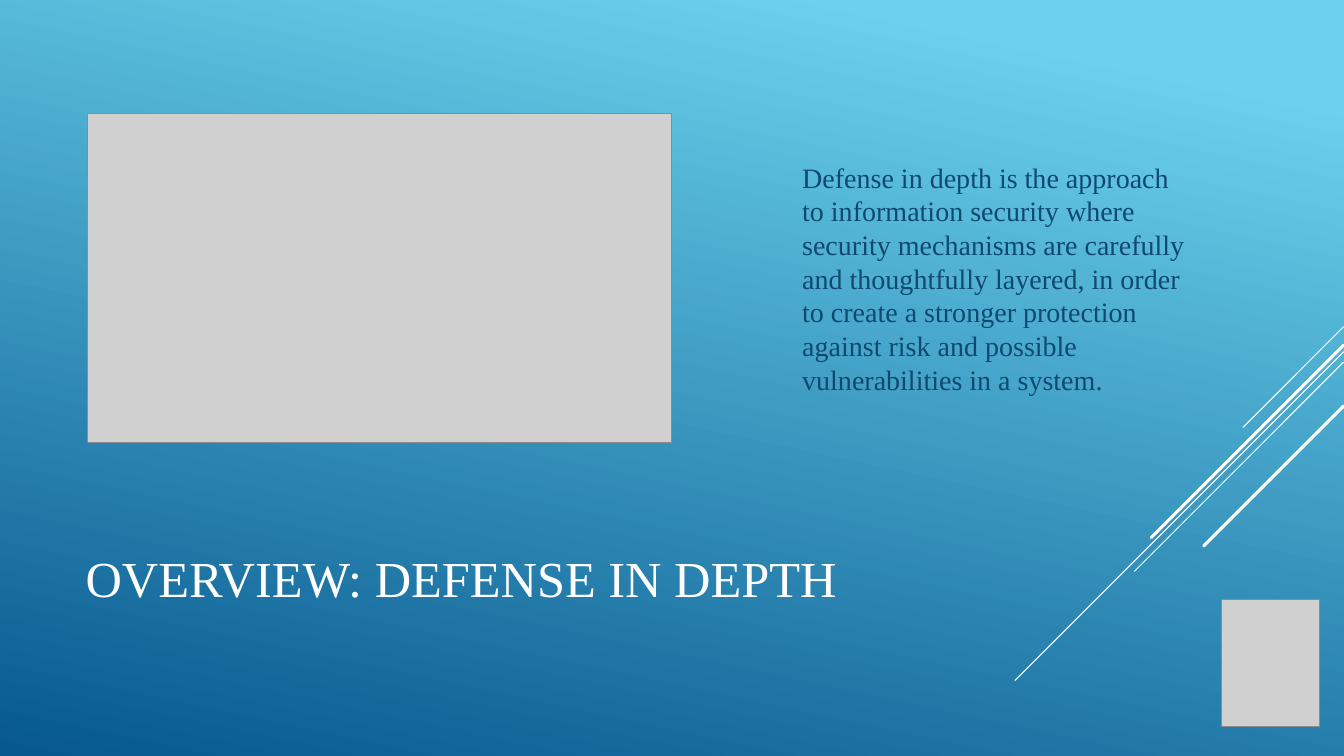
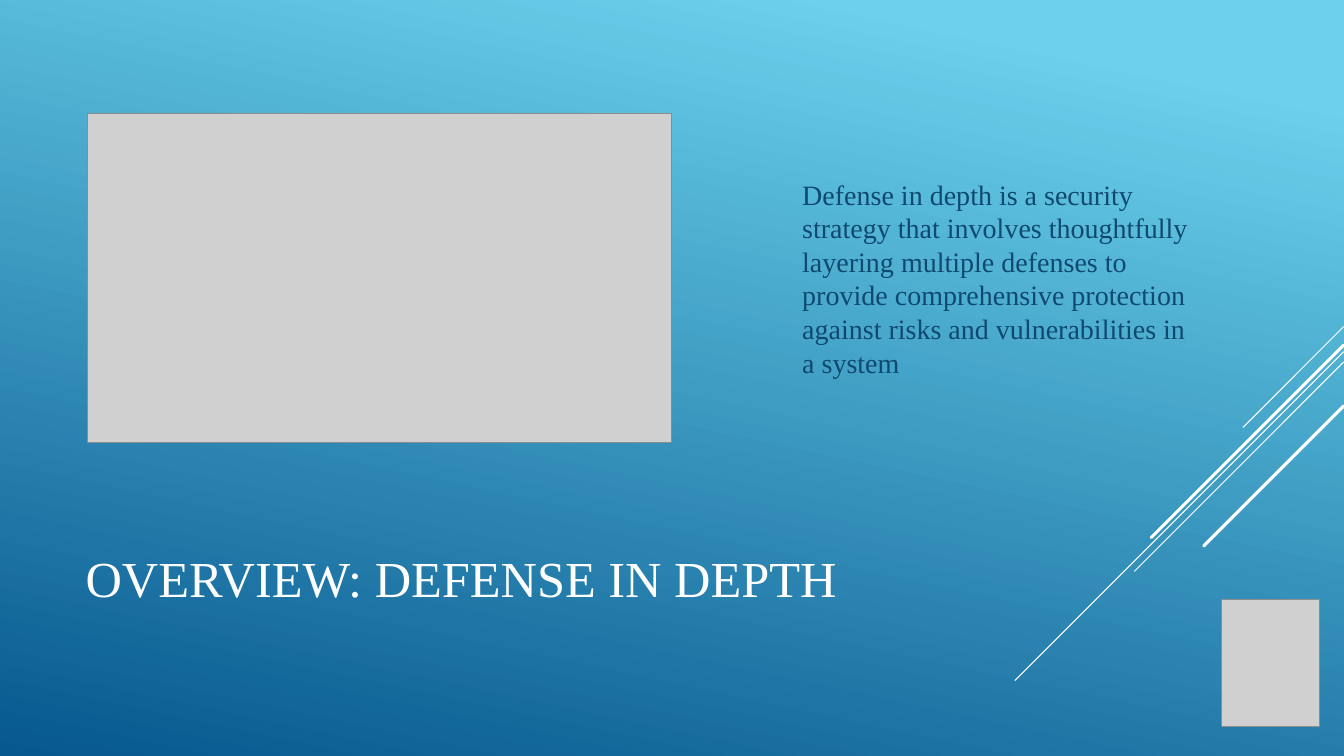
Before and after one commit to alex24488/8-3-Portfolio-Submission, a slide deck: slide 2 of CS 405 Project Two Presentation.pptx. Drawn at 1344x756 pixels with LibreOffice and Linux fonts; fonts in the diff are those of the drawing; grey boxes stand for pictures. Boxes give left, top, right and bottom in pixels: in the first picture for what was removed or moved away, otherwise in the second. Text is boxed around its words. In the diff, an @@ line names an element or a change of style, - is before the commit and + after.

```diff
--- a/CS 405 Project Two Presentation.pptx
+++ b/CS 405 Project Two Presentation.pptx
@@ text at bbox=[802, 185, 1188, 378]: text changed @@
-Defense in depth is the approach to information security where security mechanisms are carefully and thoughtfully layered, in order to create a stronger protection against risk and possible vulnerabilities in a system.
+Defense in depth is a security strategy that involves thoughtfully layering multiple defenses to provide comprehensive protection against risks and vulnerabilities in a system
```
Also in this commit, not shown: 8 other slides changed.
